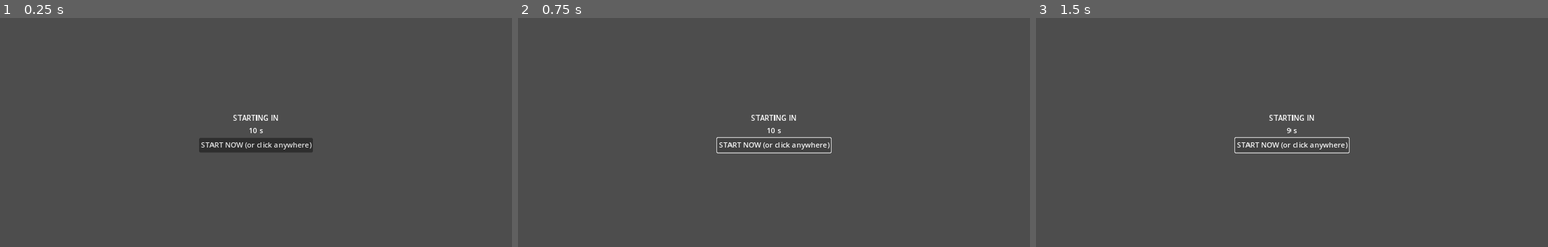
Above: before the commit, frames 1-3 (left to right).
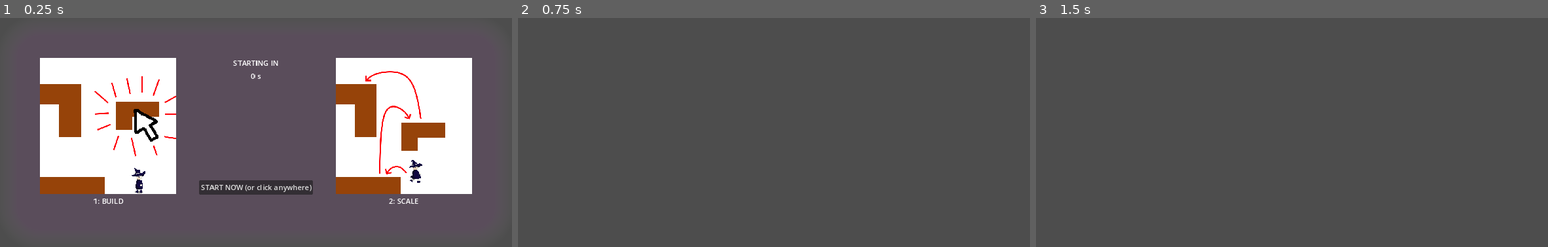
Above: after the commit, the same moments.

Repository: dicemaster5/Summon2Scale
Game: Godot game, scene res://scenes/tutorialmenu.tscn
Same seed, same stepped clock (60 frames per second), same inputs: the game is played once before the commit and once after it. This scene is started directly instead of the project's main scene.
Inputs (mouse positions are in pixels of both pictures, inside the frame that each line leads up to):
- Up to frame 1 (0.25 s): no input
- Up to frame 2 (0.75 s): click "START NOW (or click anywhere)" at 0.5 s
- Up to frame 3 (1.5 s): click (1292, 146) at 1.25 s, where only the run before the commit has a clickable "START NOW (or click anywhere)"

The runs differ from the first frame. In frame 1, 35% of the frame differs, in the area x 7-93%, y 17-82%; in frame 2, 0.6%; in frame 3, 0.6%.

Commit message:
add UI with tutorials and pressing buttons progresses menus

Diff:
--- a/scenes/mainmenu.tscn
+++ b/scenes/mainmenu.tscn
@@ -1,7 +1,25 @@
-[gd_scene load_steps=10 format=3 uid="uid://cv6onxigv60s7"]
-
+[gd_scene load_steps=12 format=3 uid="uid://cv6onxigv60s7"]
+
+[ext_resource type="Script" path="res://systems/mainmenu.gd" id="1_8qncb"]
 [ext_resource type="Texture2D" uid="uid://cgld6j4x52bus" path="res://assets/Blue Witch/Blue_witch/B_witch_idle.png" id="1_21d8s"]
 [ext_resource type="PackedScene" uid="uid://ctsy6kgah056y" path="res://scenes/scoreboard.tscn" id="1_gs2js"]
+
+[sub_resource type="StyleBoxFlat" id="StyleBoxFlat_bwx7t"]
+bg_color = Color(0.666667, 0.321569, 0.698039, 0.145098)
+border_width_left = 50
+border_width_top = 50
+border_width_right = 50
+border_width_bottom = 50
+border_color = Color(0.8, 0.8, 0.8, 0)
+border_blend = true
+corner_radius_top_left = 100
+corner_radius_top_right = 100
+corner_radius_bottom_right = 100
+corner_radius_bottom_left = 100
+expand_margin_left = 50.0
+expand_margin_top = 50.0
+expand_margin_right = 50.0
+expand_margin_bottom = 50.0
 
 [sub_resource type="AtlasTexture" id="AtlasTexture_oqdxi"]
 atlas = ExtResource("1_21d8s")
@@ -53,61 +71,76 @@
 "speed": 3.0
 }]
 
-[node name="Control" type="Control"]
+[node name="Control" type="Control" node_paths=PackedStringArray("button_play", "textedit_username")]
 layout_mode = 3
 anchors_preset = 15
 anchor_right = 1.0
 anchor_bottom = 1.0
 grow_horizontal = 2
 grow_vertical = 2
-
-[node name="CenterContainer" type="CenterContainer" parent="."]
-layout_mode = 0
-offset_right = 1152.0
-offset_bottom = 648.0
-
-[node name="HBoxContainer" type="HBoxContainer" parent="CenterContainer"]
-layout_mode = 2
-
-[node name="CenterContainer" type="CenterContainer" parent="CenterContainer/HBoxContainer"]
-layout_mode = 2
-
-[node name="VBoxContainer" type="VBoxContainer" parent="CenterContainer/HBoxContainer/CenterContainer"]
-layout_mode = 2
-
-[node name="Control" type="Control" parent="CenterContainer/HBoxContainer/CenterContainer/VBoxContainer"]
+script = ExtResource("1_8qncb")
+button_play = NodePath("PanelContainer/HBoxContainer/CenterContainer/VBoxContainer/Play Button")
+textedit_username = NodePath("PanelContainer/HBoxContainer/CenterContainer/VBoxContainer/HBoxContainer/LineEdit")
+
+[node name="PanelContainer" type="PanelContainer" parent="."]
+layout_mode = 1
+anchors_preset = 8
+anchor_left = 0.5
+anchor_top = 0.5
+anchor_right = 0.5
+anchor_bottom = 0.5
+offset_left = -311.0
+offset_top = -235.0
+offset_right = 311.0
+offset_bottom = 235.0
+grow_horizontal = 2
+grow_vertical = 2
+theme_override_styles/panel = SubResource("StyleBoxFlat_bwx7t")
+
+[node name="HBoxContainer" type="HBoxContainer" parent="PanelContainer"]
+layout_mode = 2
+
+[node name="CenterContainer" type="CenterContainer" parent="PanelContainer/HBoxContainer"]
+layout_mode = 2
+
+[node name="VBoxContainer" type="VBoxContainer" parent="PanelContainer/HBoxContainer/CenterContainer"]
+layout_mode = 2
+
+[node name="Control" type="Control" parent="PanelContainer/HBoxContainer/CenterContainer/VBoxContainer"]
 custom_minimum_size = Vector2(200, 300)
 layout_mode = 2
 size_flags_horizontal = 4
 
-[node name="AnimatedSprite2D" type="AnimatedSprite2D" parent="CenterContainer/HBoxContainer/CenterContainer/VBoxContainer/Control"]
+[node name="AnimatedSprite2D" type="AnimatedSprite2D" parent="PanelContainer/HBoxContainer/CenterContainer/VBoxContainer/Control"]
 scale = Vector2(5.85938, 5.85938)
 sprite_frames = SubResource("SpriteFrames_ob1yd")
 autoplay = "default"
 frame_progress = 0.41291
 centered = false
 
-[node name="HBoxContainer" type="HBoxContainer" parent="CenterContainer/HBoxContainer/CenterContainer/VBoxContainer"]
-layout_mode = 2
-
-[node name="Label" type="Label" parent="CenterContainer/HBoxContainer/CenterContainer/VBoxContainer/HBoxContainer"]
+[node name="HBoxContainer" type="HBoxContainer" parent="PanelContainer/HBoxContainer/CenterContainer/VBoxContainer"]
+layout_mode = 2
+
+[node name="Label" type="Label" parent="PanelContainer/HBoxContainer/CenterContainer/VBoxContainer/HBoxContainer"]
 layout_mode = 2
 text = "Name:"
 
-[node name="LineEdit" type="LineEdit" parent="CenterContainer/HBoxContainer/CenterContainer/VBoxContainer/HBoxContainer"]
+[node name="LineEdit" type="LineEdit" parent="PanelContainer/HBoxContainer/CenterContainer/VBoxContainer/HBoxContainer"]
 layout_mode = 2
 size_flags_horizontal = 3
 alignment = 3
-
-[node name="Button" type="Button" parent="CenterContainer/HBoxContainer/CenterContainer/VBoxContainer"]
-layout_mode = 2
+max_length = 20
+
+[node name="Play Button" type="Button" parent="PanelContainer/HBoxContainer/CenterContainer/VBoxContainer"]
+layout_mode = 2
+disabled = true
 text = "CLIMB!"
 
-[node name="VSeparator" type="VSeparator" parent="CenterContainer/HBoxContainer"]
+[node name="VSeparator" type="VSeparator" parent="PanelContainer/HBoxContainer"]
 custom_minimum_size = Vector2(100, 0)
 layout_mode = 2
 
-[node name="Scoreboard" parent="CenterContainer/HBoxContainer" instance=ExtResource("1_gs2js")]
+[node name="Scoreboard" parent="PanelContainer/HBoxContainer" instance=ExtResource("1_gs2js")]
 layout_mode = 2
 
 [node name="Control" type="Control" parent="."]
--- a/scenes/tutorialmenu.tscn
+++ b/scenes/tutorialmenu.tscn
@@ -1,8 +1,27 @@
-[gd_scene load_steps=2 format=3 uid="uid://d3tiwo8ub427f"]
+[gd_scene load_steps=5 format=3 uid="uid://d3tiwo8ub427f"]
 
 [ext_resource type="Script" path="res://systems/tutorialmenu.gd" id="1_0mbsy"]
+[ext_resource type="Texture2D" uid="uid://cglkw2g2hwf63" path="res://assets/tutorial/build.png" id="2_b5oi8"]
+[ext_resource type="Texture2D" uid="uid://cf46cto8g4gwq" path="res://assets/tutorial/climb.png" id="3_fcto1"]
 
-[node name="tutorial menu" type="Control" node_paths=PackedStringArray("timer", "time_label")]
+[sub_resource type="StyleBoxFlat" id="StyleBoxFlat_dx7n7"]
+bg_color = Color(0.666667, 0.321569, 0.698039, 0.145098)
+border_width_left = 50
+border_width_top = 50
+border_width_right = 50
+border_width_bottom = 50
+border_color = Color(0.8, 0.8, 0.8, 0)
+border_blend = true
+corner_radius_top_left = 100
+corner_radius_top_right = 100
+corner_radius_bottom_right = 100
+corner_radius_bottom_left = 100
+expand_margin_left = 50.0
+expand_margin_top = 50.0
+expand_margin_right = 50.0
+expand_margin_bottom = 50.0
+
+[node name="tutorial menu" type="Control" node_paths=PackedStringArray("button_skip", "timer", "time_label")]
 layout_mode = 3
 anchors_preset = 15
 anchor_right = 1.0
@@ -10,41 +29,83 @@
 grow_horizontal = 2
 grow_vertical = 2
 script = ExtResource("1_0mbsy")
+button_skip = NodePath("PanelContainer/HBoxContainer/countdown vbox/Button")
 timer = NodePath("Timer")
-time_label = NodePath("CenterContainer/HBoxContainer/countdown vbox/Label2")
+time_label = NodePath("PanelContainer/HBoxContainer/countdown vbox/Label2")
 
-[node name="CenterContainer" type="CenterContainer" parent="."]
+[node name="PanelContainer" type="PanelContainer" parent="."]
 layout_mode = 1
-anchors_preset = 15
-anchor_right = 1.0
-anchor_bottom = 1.0
+anchors_preset = 8
+anchor_left = 0.5
+anchor_top = 0.5
+anchor_right = 0.5
+anchor_bottom = 0.5
+offset_left = -475.0
+offset_top = -150.0
+offset_right = 475.0
+offset_bottom = 150.0
 grow_horizontal = 2
 grow_vertical = 2
+theme_override_styles/panel = SubResource("StyleBoxFlat_dx7n7")
 
-[node name="HBoxContainer" type="HBoxContainer" parent="CenterContainer"]
+[node name="HBoxContainer" type="HBoxContainer" parent="PanelContainer"]
+layout_mode = 2
+theme_override_constants/separation = 50
+
+[node name="howto build vbox" type="VBoxContainer" parent="PanelContainer/HBoxContainer"]
 layout_mode = 2
 
-[node name="howto build vbox" type="VBoxContainer" parent="CenterContainer/HBoxContainer"]
+[node name="BoxContainer" type="BoxContainer" parent="PanelContainer/HBoxContainer/howto build vbox"]
+custom_minimum_size = Vector2(300, 300)
 layout_mode = 2
 
-[node name="countdown vbox" type="VBoxContainer" parent="CenterContainer/HBoxContainer"]
+[node name="TextureRect" type="TextureRect" parent="PanelContainer/HBoxContainer/howto build vbox/BoxContainer"]
+layout_mode = 2
+texture = ExtResource("2_b5oi8")
+expand_mode = 3
+
+[node name="Label" type="Label" parent="PanelContainer/HBoxContainer/howto build vbox"]
+layout_mode = 2
+text = "1: BUILD"
+horizontal_alignment = 1
+
+[node name="countdown vbox" type="VBoxContainer" parent="PanelContainer/HBoxContainer"]
 layout_mode = 2
 
-[node name="Label" type="Label" parent="CenterContainer/HBoxContainer/countdown vbox"]
+[node name="Label" type="Label" parent="PanelContainer/HBoxContainer/countdown vbox"]
 layout_mode = 2
 text = "STARTING IN"
 horizontal_alignment = 1
 
-[node name="Label2" type="Label" parent="CenterContainer/HBoxContainer/countdown vbox"]
+[node name="Label2" type="Label" parent="PanelContainer/HBoxContainer/countdown vbox"]
 layout_mode = 2
+text = "10 s"
 horizontal_alignment = 1
 
-[node name="Button" type="Button" parent="CenterContainer/HBoxContainer/countdown vbox"]
+[node name="Button" type="Button" parent="PanelContainer/HBoxContainer/countdown vbox"]
 layout_mode = 2
+size_flags_vertical = 10
 text = "START NOW (or click anywhere)"
 
-[node name="how to climb vbox" type="VBoxContainer" parent="CenterContainer/HBoxContainer"]
+[node name="Label3" type="Label" parent="PanelContainer/HBoxContainer/countdown vbox"]
 layout_mode = 2
+
+[node name="how to climb vbox" type="VBoxContainer" parent="PanelContainer/HBoxContainer"]
+layout_mode = 2
+
+[node name="BoxContainer" type="BoxContainer" parent="PanelContainer/HBoxContainer/how to climb vbox"]
+custom_minimum_size = Vector2(300, 300)
+layout_mode = 2
+
+[node name="TextureRect" type="TextureRect" parent="PanelContainer/HBoxContainer/how to climb vbox/BoxContainer"]
+layout_mode = 2
+texture = ExtResource("3_fcto1")
+expand_mode = 3
+
+[node name="Label" type="Label" parent="PanelContainer/HBoxContainer/how to climb vbox"]
+layout_mode = 2
+text = "2: SCALE"
+horizontal_alignment = 1
 
 [node name="Timer" type="Timer" parent="."]
 wait_time = 11.0
--- /dev/null
+++ b/systems/mainmenu.gd
@@ -0,0 +1,26 @@
+extends Control
+
+@export var button_play: Button
+@export var menu_tutorial: Control
+@export var textedit_username: LineEdit
+
+# Called when the node enters the scene tree for the first time.
+func _ready() -> void:
+	button_play.pressed.connect(self._play)
+	textedit_username.text_changed.connect(self._name_updated)
+	pass # Replace with function body.
+
+# Called every frame. 'delta' is the elapsed time since the previous frame.
+func _process(delta: float) -> void:
+	pass
+
+func _play():
+	self.visible = false
+	menu_tutorial.visible = true
+	menu_tutorial.start_timer()
+
+func _name_updated(newtext: String):
+	if newtext == "":
+		button_play.disabled = true
+	else:
+		button_play.disabled = false
--- a/systems/tutorialmenu.gd
+++ b/systems/tutorialmenu.gd
@@ -1,14 +1,28 @@
 extends Control
 
+@export var button_skip: Button
 @export var timer: Timer
 @export var time_label: Label
 
 # Called when the node enters the scene tree for the first time.
 func _ready() -> void:
+	timer.timeout.connect(self._start_game)
+	button_skip.pressed.connect(self._start_game)
+	pass # Replace with function body.
+
+func start_timer() -> void:
 	timer.start()
-	pass # Replace with function body.
 
 # Called every frame. 'delta' is the elapsed time since the previous frame.
 func _process(delta: float) -> void:
 	time_label.text = "%d s" % timer.time_left
 	pass
+
+func _start_game():
+	# this may be fired twice (if timer skipped)
+	if timer.time_left > 0:
+		timer.stop()
+	# start game here (timer etc)
+	visible = false
+	Globals.we_are_in_a_menu = false
+	pass
Binary file added: assets/tutorial/build.png
Not shown, added: assets/tutorial/build.png.import
Binary file added: assets/tutorial/climb.png
Not shown, added: assets/tutorial/climb.png.import
Not shown: 1 places in scenes/winscreen.tscn that only renumber resources
